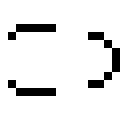
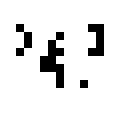
The second w=128, h=128 image is a revision of the first. Changes to its layers:
removed layer "levtank_body.png" over [8, 24, 120, 96]
added layer "Pasted Layer #1" above "Pasted Layer" over [16, 24, 104, 88]
